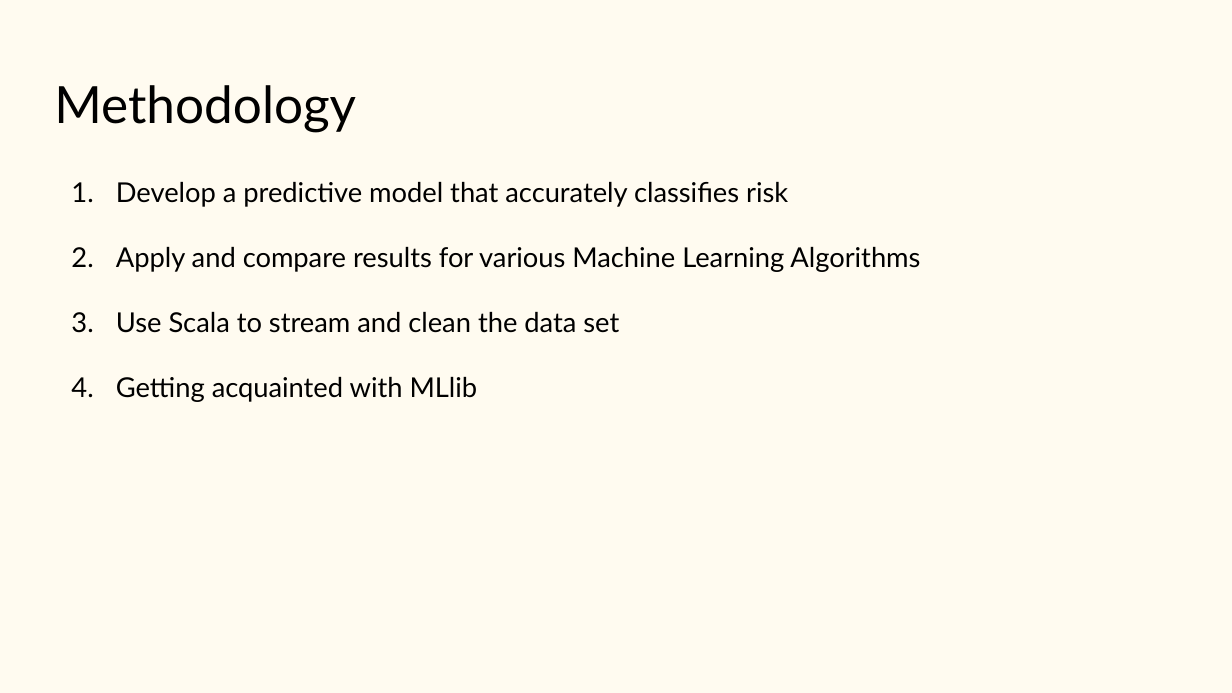
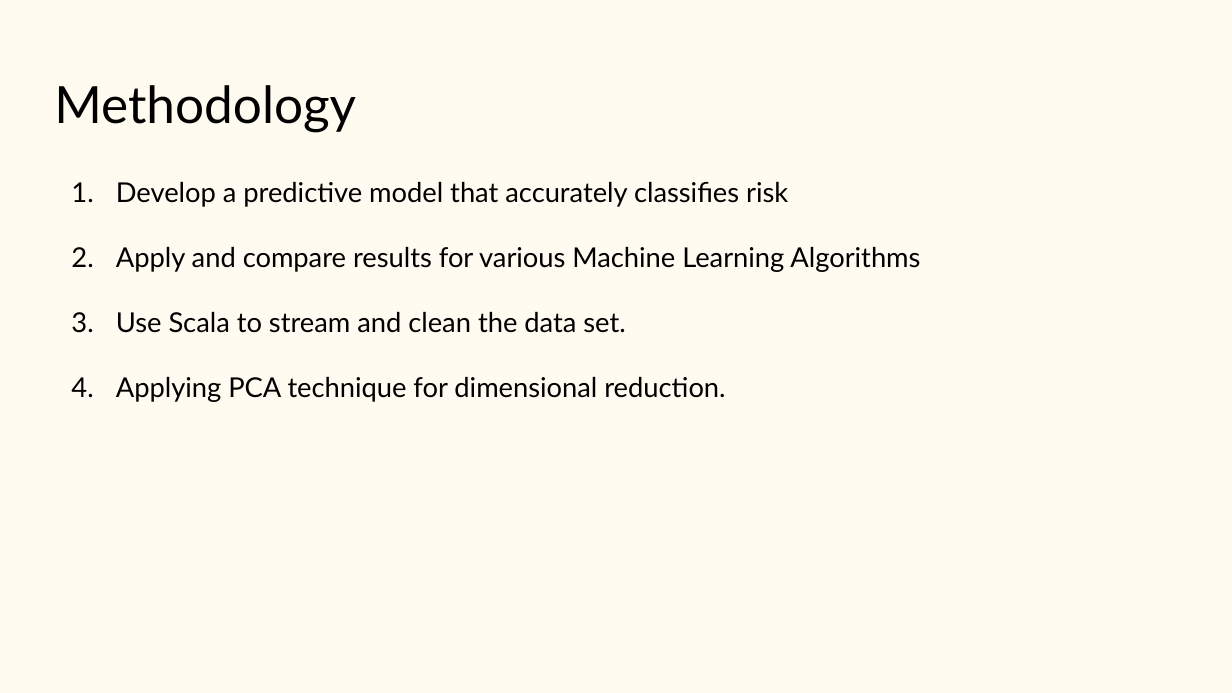
Before and after one commit to yingy4/CSYE7200-Fall2017, a slide deck: slide 4 of Insurance Risk Analysis Team 8.pptx. Drawn at 1232x693 pixels with LibreOffice and Linux fonts; fonts in the diff are those of the drawing. Boxes give left, top, right and bottom in pixels: in the first picture for what was removed or moved away, otherwise in the second. Text is boxed around its words. In the diff, an @@ line names an element or a change of style, - is before the commit and + after.

```diff
--- a/Insurance Risk Analysis Team 8.pptx
+++ b/Insurance Risk Analysis Team 8.pptx
@@ text at [116,312,725,402]: text changed @@
-3. Use Scala to stream and clean the data set
-4. Getting acquainted with MLlib
+3. Use Scala to stream and clean the data set.
+4. Applying PCA technique for dimensional reduction.
```
Also in this commit, not shown: 3 other slides changed.
